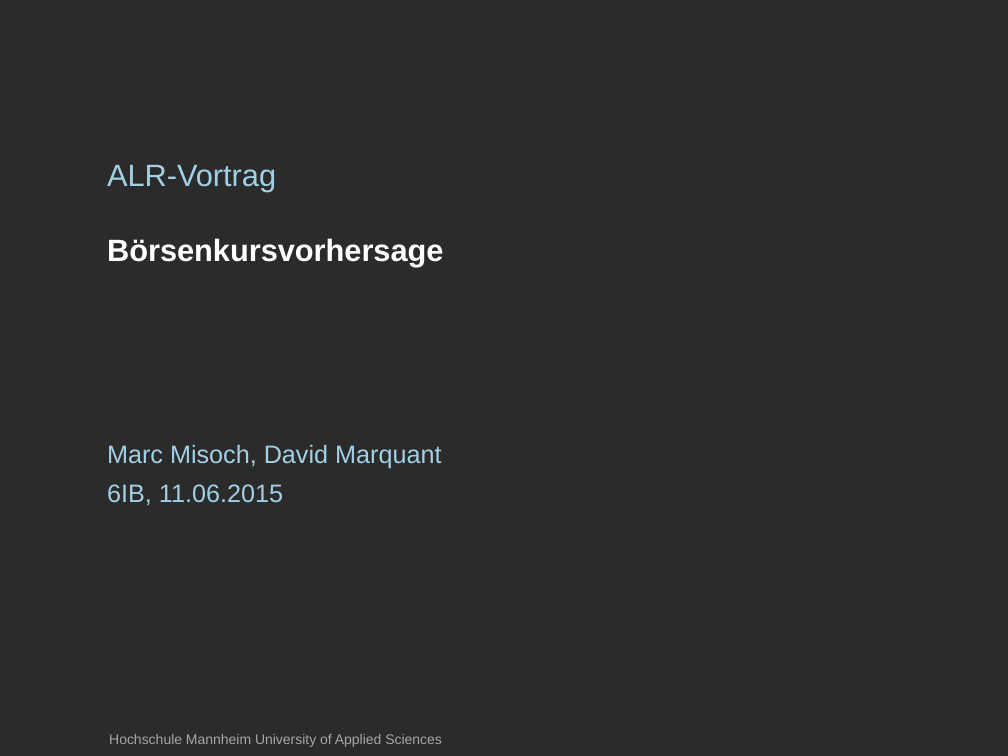
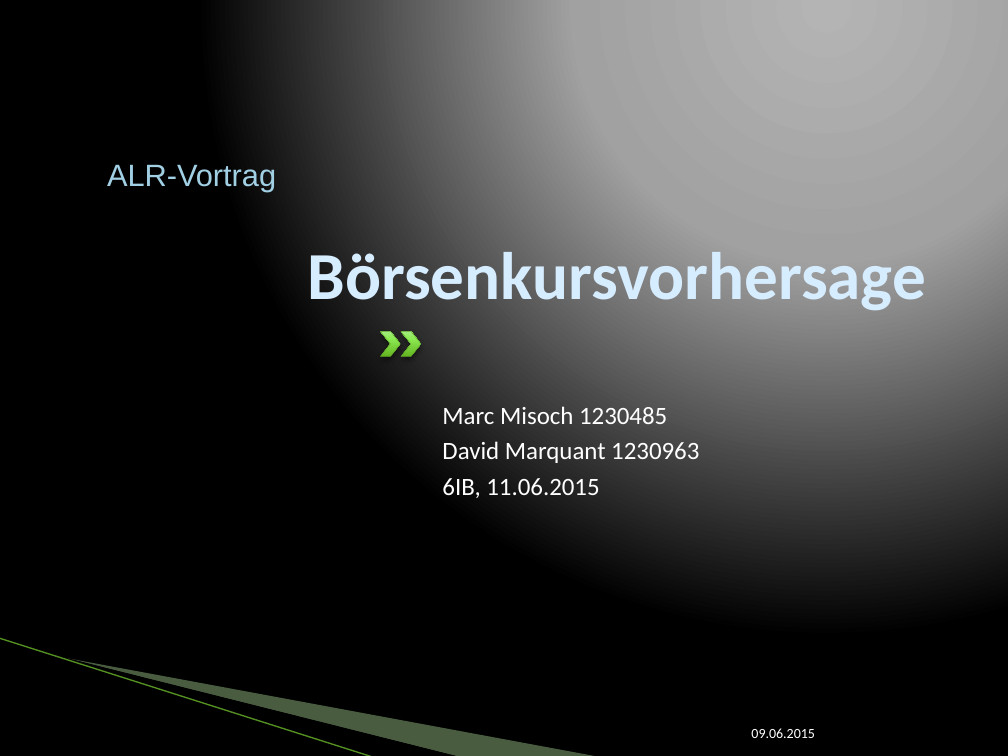
Before and after one commit to SEPSkyware6MM/StockForecast, a slide deck: slide 1 of ALR_Vortrag.pptx. Drawn at 1008x756 pixels with LibreOffice and Linux fonts; fonts in the diff are those of the drawing; background and template pictures are left out; a plain dark background stands for a picture behind light text. Boxes give left, top, right and bottom in pixels: in the first picture for what was removed or moved away, otherwise in the second. Text is boxed around its words. In the diff, an @@ line names an element or a change of style, - is before the commit and + after.

```diff
--- a/ALR_Vortrag.pptx
+++ b/ALR_Vortrag.pptx
@@ background picture (left out) to gradient #B4B4B4 to #A2A2A2 to #000000 @@
@@ title "Börsenkursvorhersage": place and size @@
-title "Börsenkursvorhersage" at (107, 238, 443, 267)
+title "Börsenkursvorhersage" at (307, 244, 925, 316)
@@ title "Börsenkursvorhersage" at (307, 244, 925, 316): size 22 to 48 pt, font Arial to Calibri, text colour #FFFFFF to #D6ECFF; alignment left to right; line spacing 1.1 to 1; vertical alignment top to bottom @@
@@ text "Marc Misoch 1230485": place and size @@
-text "Marc Misoch 1230485" at (107, 444, 441, 505)
+text "Marc Misoch 1230485" at (442, 406, 699, 498)
@@ chevron added at (380, 332, 400, 357), fill gradient #64B620 to #8EEB55 to #A5EB81, outline #5E9B2C 0.25 pt @@
@@ chevron added at (401, 332, 421, 357), fill gradient #64B620 to #8EEB55 to #A5EB81, outline #5E9B2C 0.25 pt @@
@@ text at (442, 406, 699, 463): text changed; size 18 to 17.8 pt; font Arial to Calibri; text colour #A1D0E5 to #FFFFFF @@
-Marc Misoch, David Marquant
+Marc Misoch 1230485
+David Marquant 1230963
@@ text at (442, 478, 599, 498): size 18 to 17.8 pt, font Arial to Calibri, text colour #A1D0E5 to #FFFFFF in "6IB, 11.06.2015"; line spacing 1.1 to 1 @@
@@ line added from (0, 638) to (374, 756), #B1E399 0.95 pt @@
@@ freeform shape added at (53, 654, 461, 756), fill #000000 @@
@@ freeform shape added at (55, 655, 600, 756), fill #B8E7A1 at 40% opacity @@
@@ text removed at (109, 734, 442, 747) @@
-Hochschule Mannheim University of Applied Sciences
@@ text added at (751, 728, 815, 738), 10 pt, text #FFFFFF @@
+09.06.2015
```
Also in this commit, not shown: 14 other slides changed, 2 slides added, 4 other files.
